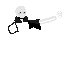
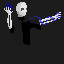
The second w=64, h=64 image is a revision of the first. Changes to its layers:
added layer "magic layering" above "spooky bones" over [29, 12, 62, 25]
painted on "spooky bones" over [4, 2, 62, 29]
added layer "energy bollz" above "clothing" over [4, 0, 13, 13]
renamed "Background" to "clothing", painted on it over [8, 15, 41, 45]
added layer "background" over [0, 0, 64, 64]
